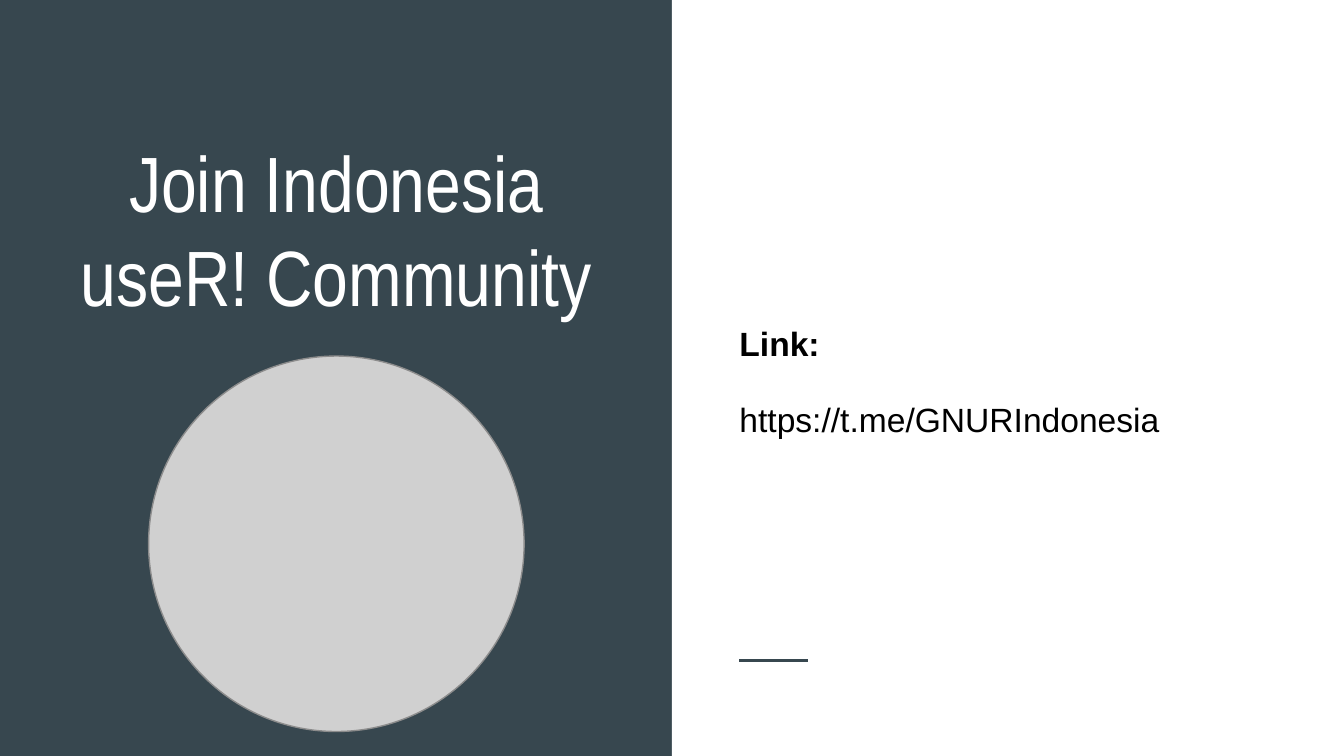
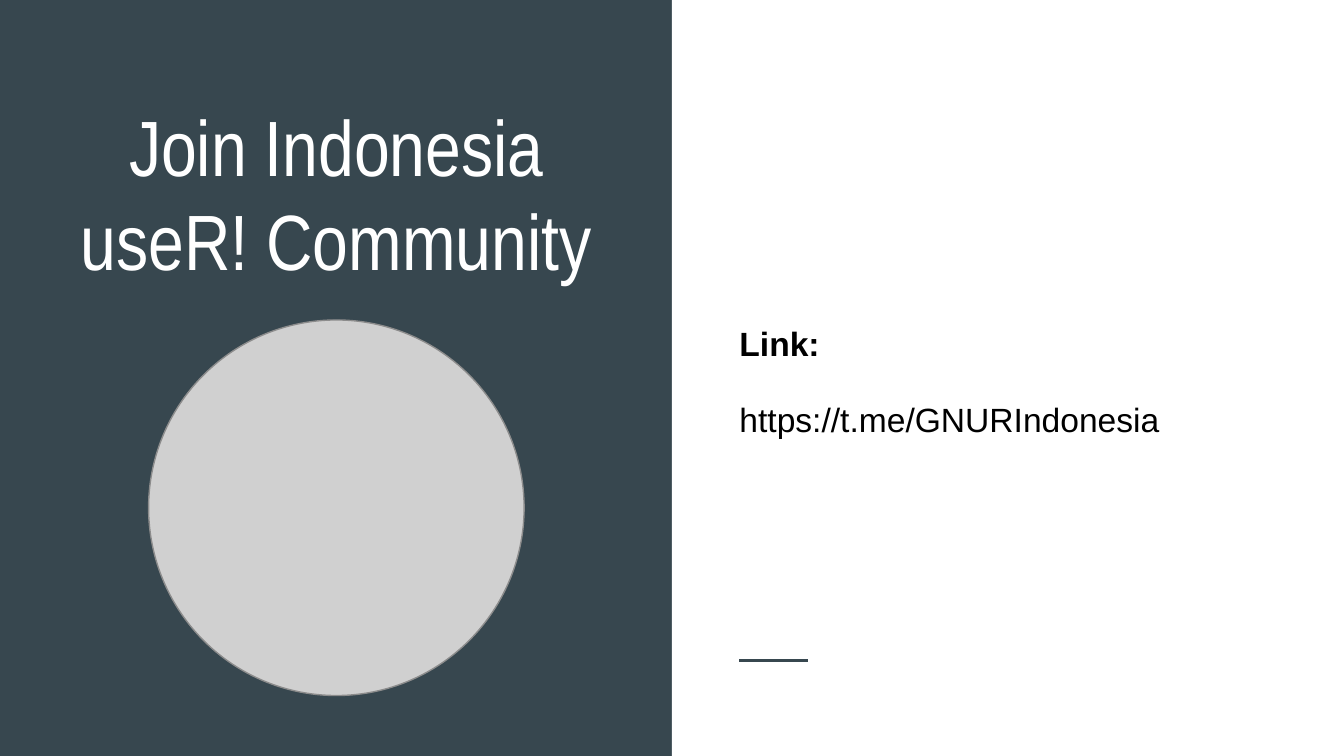
Before and after one commit to hadimaster65555/my-talks, a slide deck: slide 29 of Text-Mining-and-Wordclouds-in-R_26-01-2019/Text-Mining-and-Wordcloud-Using R.pptx (slide 28 before the commit). Drawn at 1344x756 pixels with LibreOffice and Linux fonts; fonts in the diff are those of the drawing; grey boxes stand for pictures. Boxes give left, top, right and bottom in pixels: in the first picture for what was removed or moved away, otherwise in the second. Text is boxed around its words. In the diff, an @@ line names an element or a change of style, - is before the commit and + after.

```diff
--- a/Text-Mining-and-Wordclouds-in-R_26-01-2019/Text-Mining-and-Wordcloud-Using R.pptx
+++ b/Text-Mining-and-Wordclouds-in-R_26-01-2019/Text-Mining-and-Wordcloud-Using R.pptx
@@ title "Join Indonesia useR! Community": place and size @@
-title "Join Indonesia useR! Community" at [81, 155, 592, 321]
+title "Join Indonesia useR! Community" at [81, 119, 592, 285]
@@ picture: place and size @@
-picture at [149, 356, 524, 731]
+picture at [149, 320, 524, 695]
```
Also in this commit, not shown: 4 other slides changed, 1 slide added.
